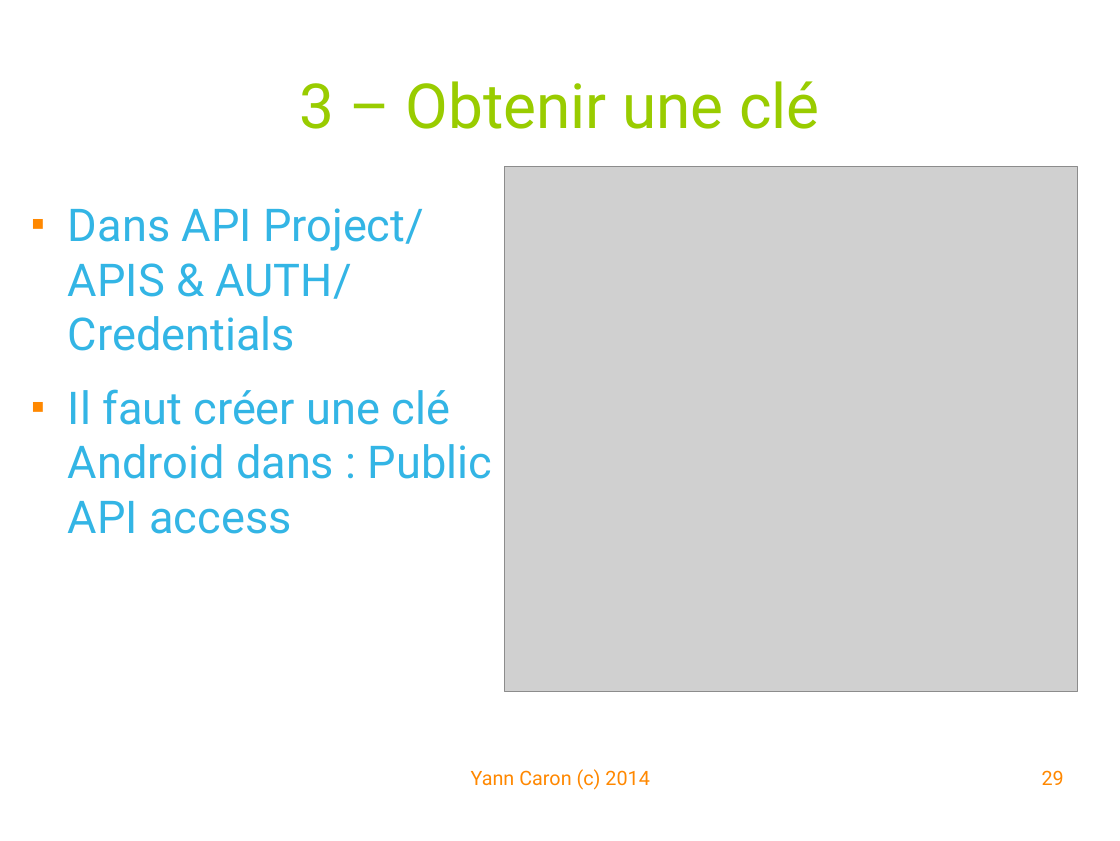
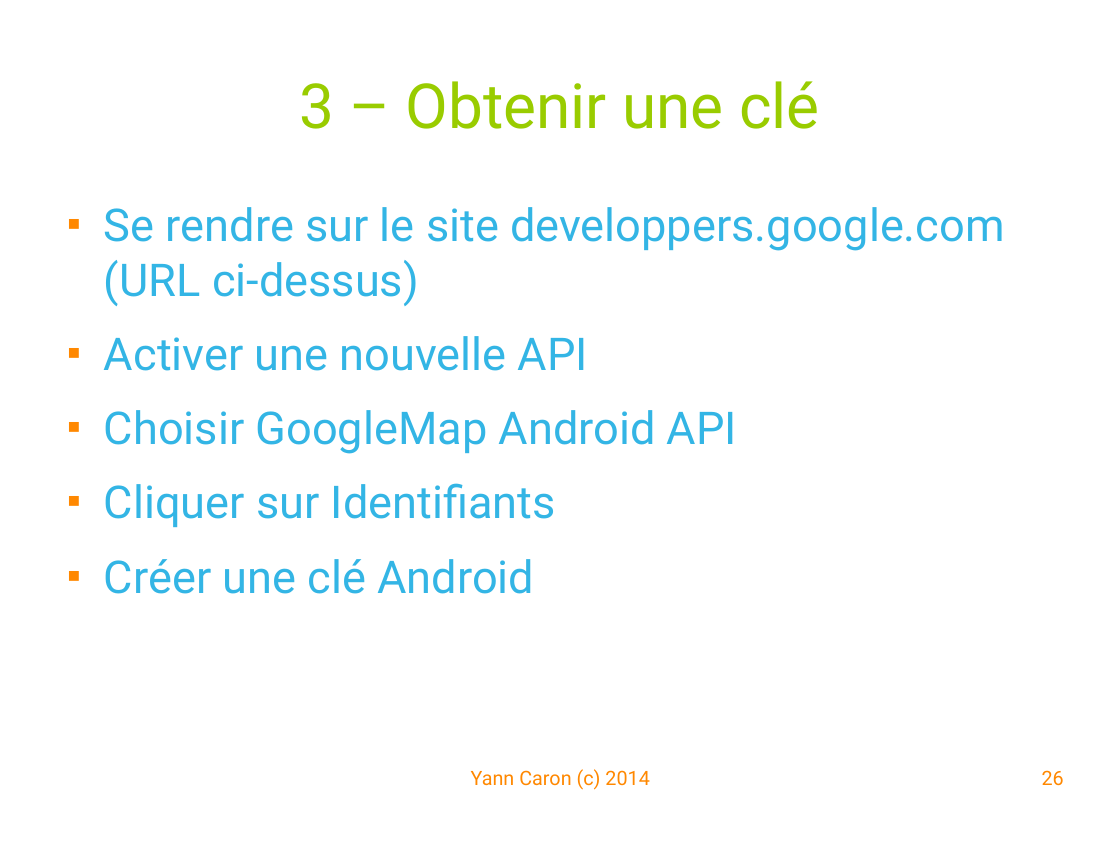
Before and after one commit to YannCaron/Android-ENSG, a slide deck: slide 26 of 05 - Google Map.odp (slide 29 before the commit). Drawn at 1120x841 pixels with LibreOffice and Linux fonts; fonts in the diff are those of the drawing; grey boxes stand for pictures; background and template pictures are left out. Boxes give left, top, right and bottom in pixels: in the first picture for what was removed or moved away, otherwise in the second. Text is boxed around its words. In the diff, an @@ line names an element or a change of style, - is before the commit and + after.

Commit message:
tp googlemap

```diff
--- a/05 - Google Map.odp
+++ b/05 - Google Map.odp
@@ picture removed at box(504, 167, 1077, 691) @@
@@ text removed at box(68, 208, 492, 534) @@
-■ Dans API Project/ APIS & AUTH/ Credentials
-■ Il faut créer une clé Android dans : Public API access
@@ text added at box(104, 207, 1005, 594), 32 pt, text #33B5E5 @@
+■ Se rendre sur le site developpers.google.com (URL ci-dessus)
+■ Activer une nouvelle API
+■ Choisir GoogleMap Android API
+■ Cliquer sur Identifiants
+■ Créer une clé Android
@@ page number at box(1042, 770, 1064, 786): text changed @@
-29
+26
```
Also in this commit, not shown: 19 other slides changed, 5 slides added, 8 slides removed, 16 other files.
